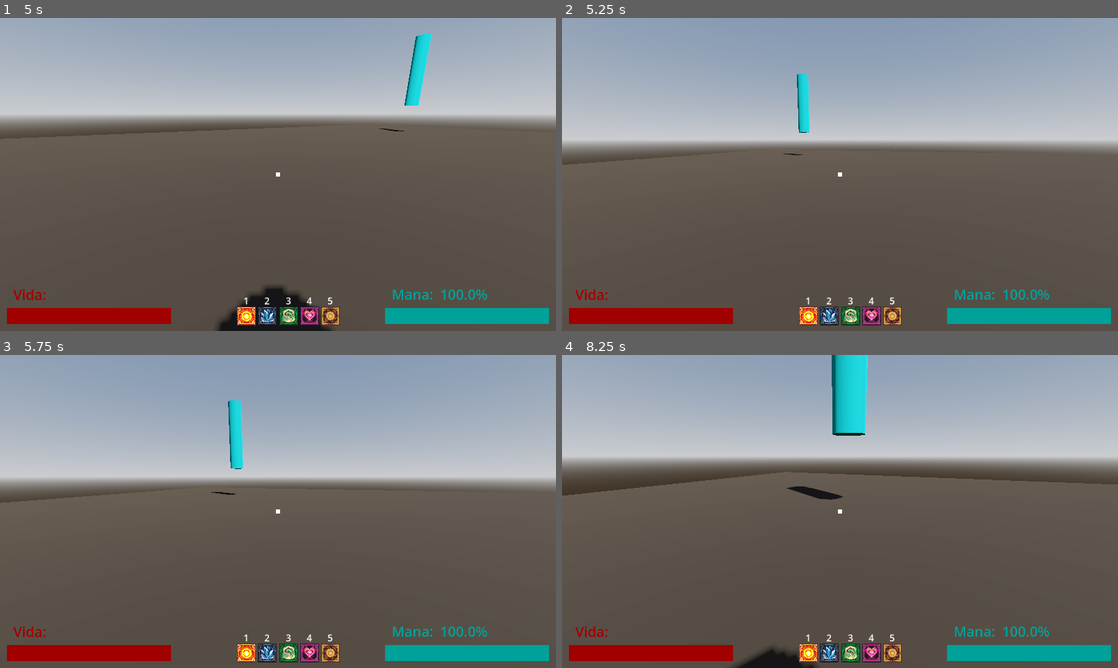
Above: before the commit, frames 1-4 (two rows, left to right).
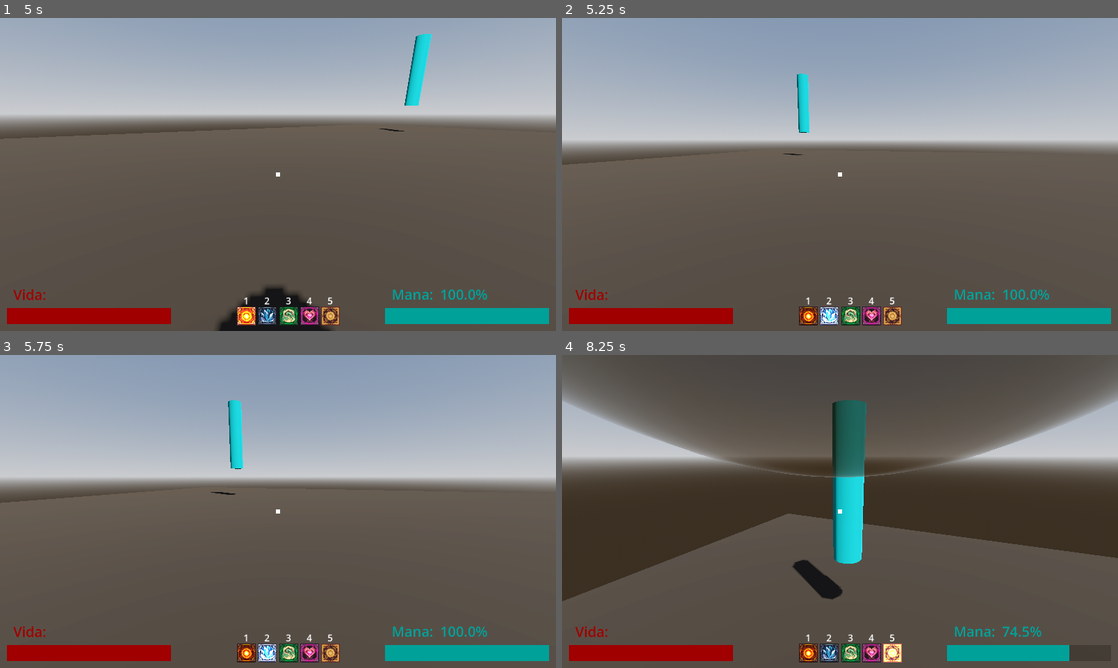
Above: after the commit, the same moments.

Repository: Isaaa43/Saudavel-e-Balanceado
Game: Godot game, scene res://cenas/main_game.tscn
The game is run twice, just before and just after one commit, with the same random seed, the same clock (stepped at 60 frames per second) and the same inputs.
Inputs (mouse positions are in pixels of both pictures, inside the frame that each line leads up to):
- Up to frame 1 (5 s): click (278, 224) at 0.52 s; type "Alex" at 0.6 s; click "Jogar" at 1.25 s; click "Host" at 2 s; click "Começar Partida" at 2.75 s; tap Enter at 3.5 s; move the mouse to (400, 158) at 3.52 s; hold D (direita) 3.53-4.28 s; click (400, 158) at 3.6 s; tap Space (pular) at 3.77, 4.52 s; move the mouse to (250, 174) at 4.27 s; hold W (frente) from 4.28 s (still down); tap 1 at 4.35 s
- Up to frame 2 (5.25 s): keep holding W (frente); move the mouse to (851, 168) at 5.02 s; tap 2 at 5.1 s
- Up to frame 3 (5.75 s): keep holding W (frente)
- Up to frame 4 (8.25 s): keep holding W (frente); tap Space (pular) at 5.75, 6.02, 6.77, 7.52 s; move the mouse to (834, 517) at 5.77 s; tap 3 at 5.85 s; click (834, 517) at 5.92 s; move the mouse to (878, 514) at 6.52 s; tap 4 at 6.6 s; move the mouse to (795, 508) at 7.27 s; tap 5 at 7.35 s; move the mouse to (845, 511) at 8.02 s; click (845, 511) at 8.1 s

Frame 1 is identical in both runs. In frame 2, 0.4% of the frame differs, in the area x 42-50%, y 92-99%; in frame 3, 0.4%; in frame 4, 53%, in the area x 0-100%, y 0-100%.
Error before the commit: Parse Error: Could not find type "FeiticoDefinicaoRes" in the current scope. (res://scripts/game/characters/lancador_feiticos.gd:80)

Commit message:
feat: melhorada criação de feitiço contexto
Criada função no Feitiço Contexto para criação no resource
Criadas funções no Lançador de Feitiço para melhorar a organização de obtenção de dados de contexto

Diff:
--- a/luta-magos/scripts/game/characters/lancador_feiticos.gd
+++ b/luta-magos/scripts/game/characters/lancador_feiticos.gd
@@ -55,7 +55,23 @@
 	for id in _cooldowns:
 		_cooldowns[id] = maxf(0.0, _cooldowns[id] - delta)
 
+## Retorna a direcao normalizada que o lancador de feiticos esta mirando
+func get_direcao_mirando() -> Vector3:
+	var direcao : Vector3 = -get_global_transform().basis.z
+	return direcao.normalized()
+
+## Retorna a posicao global do lancador de feiticos ao fazer um raycast.
+## 		Retorna Vector3.INF se o raycast nao colidir
+func get_posicao_global_mirando() -> Vector3:
+	ray_cast_visao.force_raycast_update()
+	if ray_cast_visao.is_colliding():
+		var posicao_global := ray_cast_visao.get_collision_point()
+		return posicao_global
+	#
+	return Vector3.INF
+
 func lancar_feitico_escolhido(feitico_id: String) -> void:
+	# --- Faz as verificacoes antes de lancar ---
 	# se estiver no cooldown, nao continue
 	if _cooldowns.get(feitico_id, 0) > 0.1: return
 
@@ -64,46 +80,27 @@
 	# verifica se tem mana o suficiente para criar o feitico
 	if not sistema_mana.tem_mana_suficiente(feitico_def.custo): return
 
+	# --- Tenta criar o Contexto do Feitico ---
 	# cria o contexto do feitico
 	var feitico_contexto : FeiticoContexto = _criar_feitico_contexto(feitico_def)
 	# se nao foi possivel criar o contexto (ou lancar o feitico) pare
 	if not feitico_contexto: return
 
+	# --- Gasta os recursos para lancar ---
 	# coloque o feitico no cooldown
 	_cooldowns[feitico_id] = feitico_def.cooldown
 	# gasta a amana
 	sistema_mana.gastar_mana(feitico_def.custo)
 
-	# lancar o feitico
+	# --- Lanca o feitico ---
 	_lancar_feitico(feitico_contexto)
 
-func _criar_feitico_contexto(feitico_def : FeiticoDefinicaoRes) -> FeiticoContexto:
-	var feitico_contexto := FeiticoContexto.new()
-
-	feitico_contexto.feitico_id = feitico_def.feitico_id
-	feitico_contexto.feitico_tipo = feitico_def.feitico_tipo
-	# TODO: achar outra solucao alem do peer id
-	feitico_contexto.criador = multiplayer.get_unique_id()
-	feitico_contexto.alvo = null
-	feitico_contexto.posicao_global_inicial = global_position
-	feitico_contexto.direcao = -get_global_transform().basis.z
-
-	# TODO: mudar o contexto dependendo do tipo de feitico
-	match (feitico_def.feitico_tipo):
-		Feitico.Tipo.PROJETIL:
-			pass
-		Feitico.Tipo.POSICIONADO:
-			ray_cast_visao.force_raycast_update()
-			if ray_cast_visao.is_colliding():
-				var posicao := ray_cast_visao.get_collision_point()
-				feitico_contexto.posicao_global_inicial = posicao
-				feitico_contexto.direcao = Vector3.FORWARD
-			else:
-				# se nao for possivel colocar, entao nao lance
-				return null
-		Feitico.Tipo.EFEITO:
-			feitico_contexto.posicao_global_inicial = global_position
-
+func _criar_feitico_contexto(feitico_def : FeiticoDef) -> FeiticoContexto:
+	var feitico_contexto := FeiticoContexto.criar(
+												feitico_def,
+												self,
+												multiplayer.get_unique_id()
+												)
 	return feitico_contexto
 
 # emite que esta lancando um feitico
--- a/luta-magos/scripts/game/feiticos/network/feitico_contexto.gd
+++ b/luta-magos/scripts/game/feiticos/network/feitico_contexto.gd
@@ -29,3 +29,35 @@
 	feitico_contexto.posicao_global_inicial = dict.get("posicao_global_inicial")
 	feitico_contexto.direcao = dict.get("direcao")
 	return feitico_contexto
+
+static func criar(
+	feitico_def: FeiticoDef,
+	lancador_feiticos: LancadorFeiticos,
+	criador_id: int
+) -> FeiticoContexto:
+
+	var feitico_contexto := FeiticoContexto.new()
+
+	feitico_contexto.feitico_id = feitico_def.feitico_id
+	feitico_contexto.feitico_tipo = feitico_def.feitico_tipo
+	# TODO: achar outra solucao alem do peer id
+	feitico_contexto.criador = criador_id
+	feitico_contexto.alvo = null
+
+	# TODO: mudar o contexto dependendo do tipo de feitico
+	match (feitico_def.feitico_tipo):
+		Feitico.Tipo.PROJETIL:
+			feitico_contexto.posicao_global_inicial = lancador_feiticos.global_position
+			feitico_contexto.direcao = lancador_feiticos.get_direcao_mirando()
+		Feitico.Tipo.POSICIONADO:
+			var pos_global: Vector3 = lancador_feiticos.get_posicao_global_mirando()
+			if pos_global != Vector3.INF:
+				feitico_contexto.posicao_global_inicial = pos_global
+				feitico_contexto.direcao = Vector3.FORWARD
+			else:
+				# se nao for possivel colocar, entao nao lance
+				return null
+		Feitico.Tipo.EFEITO:
+			feitico_contexto.posicao_global_inicial = lancador_feiticos.global_position
+
+	return feitico_contexto
